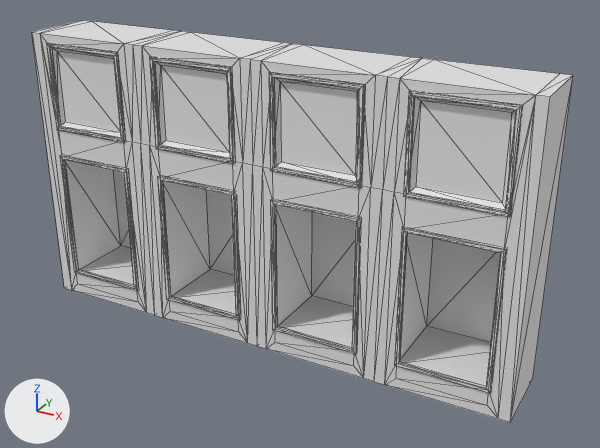
Before and after pictures for a commit that changed the FBX model FYP/Assets/3D ASSETS/MAP/CHARACTER_SELECT_UI/CHARACTER_SELECT_BOX/CHARACTER_SELECT_BOX.fbx.
One viewpoint serves both versions: a camera (50 mm lens) standing at (239.0, -235.0, 167.0) and looking at (106.0, 7.0, 46.0). Arrows for +X, +Y and +Z are at lower left; the lights stay in place. Mesh edges are drawn as thin lines.

Names of what the first picture shows: 'MAIN_BOX', 'TRIM_01', 'TRIM_02', 'TRIM_03', 'TRIM_04', 'TRIM_05', 'TRIM_06', 'TRIM_07', 'TRIM_08'.
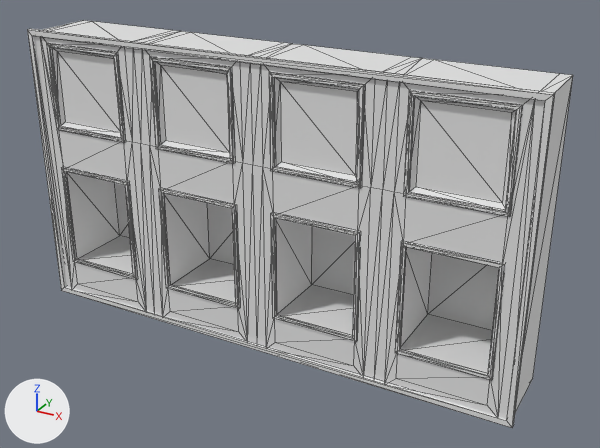
Boxes (x1, y1, x2, y2) around the edits, measured in the pictures (600 x 448 px; the box of a moved part takes in the faces that stretch with it):
'MAIN_BOX', reshaped
    before: (32, 20, 573, 423)
    after: (34, 20, 573, 419)
'Line032', added
    after: (27, 29, 555, 428)
'TRIM_04', reshaped (16% shorter)
    before: (394, 227, 507, 393)
    after: (395, 241, 505, 380)
'TRIM_03', reshaped (17% shorter)
    before: (271, 199, 361, 354)
    after: (271, 213, 360, 342)
'TRIM_02', reshaped (16% shorter)
    before: (158, 176, 240, 320)
    after: (159, 188, 240, 309)
part 1 of me_mesh, moved or reshaped
    before: (40, 38, 535, 418)
    after: (40, 38, 535, 416)
part 2 of me_mesh_006, moved or reshaped
    before: (271, 199, 360, 222)
    after: (271, 213, 360, 236)
part 3 of me_mesh_006, moved or reshaped
    before: (271, 201, 361, 354)
    after: (271, 214, 360, 342)
part 4 of me_mesh_007, moved or reshaped
    before: (158, 176, 235, 195)
    after: (159, 188, 235, 209)
part 5 of me_mesh_007, moved or reshaped
    before: (158, 177, 240, 320)
    after: (159, 190, 240, 309)
part 6 of me_mesh_005, moved or reshaped
    before: (402, 227, 507, 253)
    after: (401, 241, 505, 267)
part 7 of me_mesh_005, moved or reshaped
    before: (394, 228, 507, 393)
    after: (395, 242, 505, 380)

What changed in the scene script:
```text
Change me_mesh:
    where me_mesh.from_pydata(...)  # 133 vertices, 238 faces; spans x -96.0..96.0, y -3.0..25.0, z -54.0..54.0
    used by ob_main_box; location = (96.0, -5.0, 54.0)
    me_mesh part 1: all 32 vertices in x -88.0..88.0, y -3.0..25.0, z -44.0..6.0 are scaled about their middle by (1, 1, 0.8)
Change me_mesh_005:
    where me_mesh_005.from_pydata(...)  # 16 vertices, 32 faces; spans x -16.8..16.8, y -0.5..0.5, z -25.8..25.8
    used by ob_trim_04; location = (168.0, -8.3, 35.0)
    me_mesh_005 part 6: all 8 vertices in x -16.8..16.8, y -0.5..0.5, z 24.2..25.8 are moved by (0.0, 0.0, -5.0)
    me_mesh_005 part 7: all 8 vertices in x -16.8..16.8, y -0.5..0.5, z -25.8..-24.2 are moved by (0.0, 0.0, 5.0)
Change me_mesh_007:
    where me_mesh_007.from_pydata(...)  # 16 vertices, 32 faces; spans x -16.8..16.8, y -0.5..0.5, z -25.8..25.8
    used by ob_trim_02; location = (72.0, -8.3, 35.0)
    me_mesh_007 part 4: all 8 vertices in x -16.8..16.8, y -0.5..0.5, z 24.2..25.8 are moved by (0.0, 0.0, -5.0)
    me_mesh_007 part 5: all 8 vertices in x -16.8..16.8, y -0.5..0.5, z -25.8..-24.2 are moved by (0.0, 0.0, 5.0)
Change me_mesh_006:
    where me_mesh_006.from_pydata(...)  # 16 vertices, 32 faces; spans x -16.7..16.8, y -0.5..0.5, z -25.8..25.8
    used by ob_trim_03; location = (120.0, -8.3, 35.0)
    me_mesh_006 part 2: all 8 vertices in x -16.7..16.8, y -0.5..0.5, z 24.2..25.8 are moved by (0.0, 0.0, -5.0)
    me_mesh_006 part 3: all 8 vertices in x -16.7..16.8, y -0.5..0.5, z -25.8..-24.2 are moved by (0.0, 0.0, 5.0)
Add me_mesh_009:
    me_mesh_009.from_pydata(...)  # 16 vertices, 32 faces; spans x -97.0..97.0, y -1.0..1.0, z -55.0..55.0
Add ob_line032:
    ob_line032 = bpy.data.objects.new('Line032', me_mesh_009)
    ob_line032.location = (96.0, -8.3, 54.0)
```
